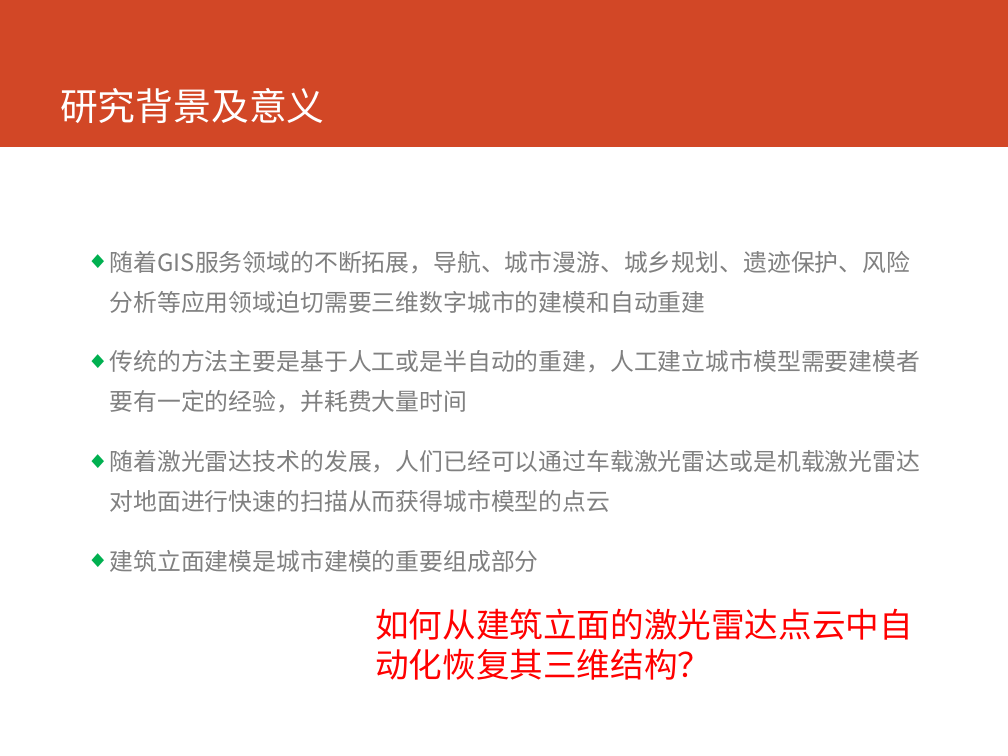
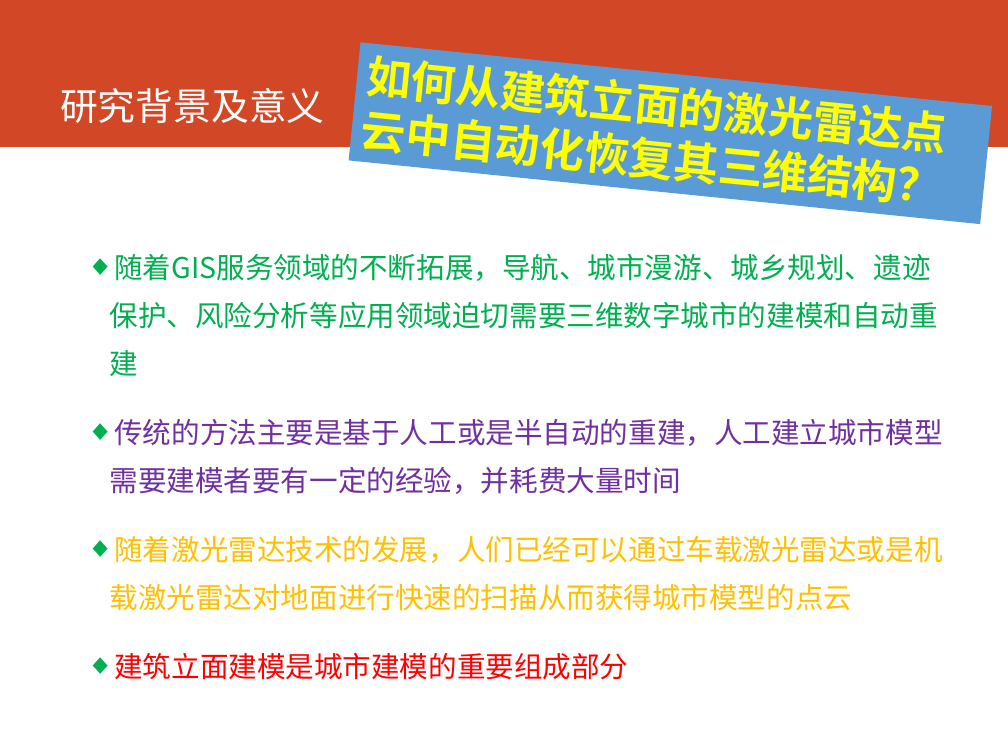
Before and after one commit to cartosquare/graduation-thesis-defenses, a slide deck: slide 2 of 基于形状语义和增强学习的建筑.pptx. Drawn at 1008x756 pixels with LibreOffice and Linux fonts; fonts in the diff are those of the drawing. Boxes give left, top, right and bottom in pixels: in the first picture for what was removed or moved away, otherwise in the second. Text is boxed around its words. In the diff, an @@ line names an element or a change of style, - is before the commit and + after.

```diff
--- a/基于形状语义和增强学习的建筑.pptx
+++ b/基于形状语义和增强学习的建筑.pptx
@@ rectangle "如何从建筑立面的激光雷达点云中自动化恢复其三维结构？" at (348, 42, 992, 224): size 24 to 32 pt, text colour #FF0000 to #FFFF00, bold on; fill none to #5B9BD5; rotation 0 to 5 degrees @@
@@ text "随着GIS服务领域的不断拓展，导航、城市漫游、城乡规划、遗迹保护、风险分析等应用领域迫切需要三维数字城市的建模和自动重建" at (110, 254, 942, 680): size 17 to 20.4 pt; text colour #808080 to #00B050 in "随着GIS服务领域的不断拓展，导航、城市漫游、城乡规划、遗迹保护、风险分析等应用领域迫切需要三维数字城市的建模和自动重建"; text colour #808080 to #7030A0 in "传统的方法主要是基于人工或是半自动的重建，人工建立城市模型需要建模者要有一定的经验，并耗费大量时间"; text colour #808080 to #FFC000 in "随着激光雷达技术的发展，人们已经可以通过车载激光雷达或是机载激光雷达对地面进行快速的扫描从而获得城市模型的点云"; text colour #808080 to #FF0000 in "建筑立面建模是城市建模的重要组成部分"; more space between paragraphs @@
```
Also in this commit, not shown: 15 other slides changed, 2 slides added.
